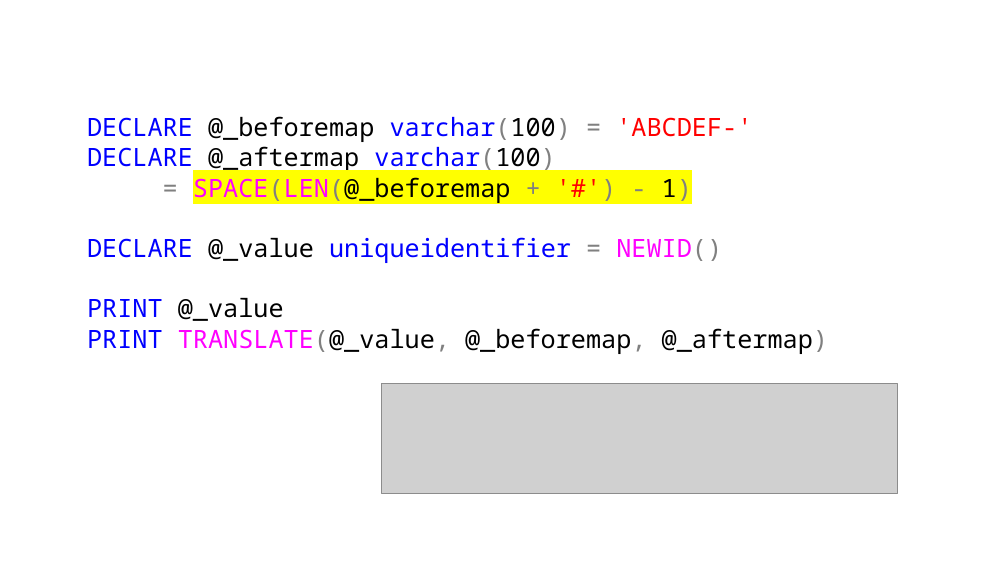
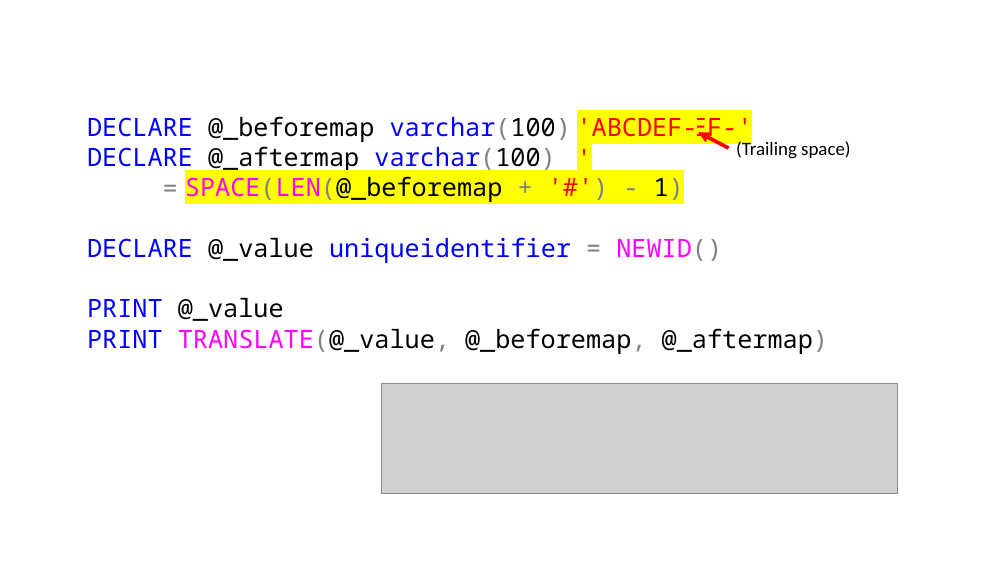
Before and after one commit to jbfoushee/MyPresentations, a slide deck: slide 15 of TSQL_Translate_Operator/TSQL Translate.pptx. Drawn at 1008x567 pixels with LibreOffice and Linux fonts; fonts in the diff are those of the drawing; grey boxes stand for pictures. Boxes give left, top, right and bottom in pixels: in the first picture for what was removed or moved away, otherwise in the second. Text is boxed around its words. In the diff, an @@ line names an element or a change of style, - is before the commit and + after.

```diff
--- a/TSQL_Translate_Operator/TSQL Translate.pptx
+++ b/TSQL_Translate_Operator/TSQL Translate.pptx
@@ text at [87,116,752,143]: highlight none to #FFFF00 in "'ABCDEF-'" @@
@@ text added at [577,117,698,137], 24 pt, text #FF0000 @@
+'ABCDEF- '
@@ arrow added from (729, 148) to (699, 132), #FF0000 3.5 pt @@
@@ text added at [736,139,850,159], 18 pt, text #000000 @@
+(Trailing space)
@@ text added at [185,176,503,202], 24 pt, text #000000 @@
+SPACE(LEN(@_beforemap + '#') - 1)
@@ text at [193,176,541,202]: text changed @@
-= SPACE(LEN(@_beforemap + '#') - 1)
+= SPACE(LEN(@_beforemap))
```
Also in this commit, not shown: 13 other slides changed, 3 slides added, 3 slides removed.
